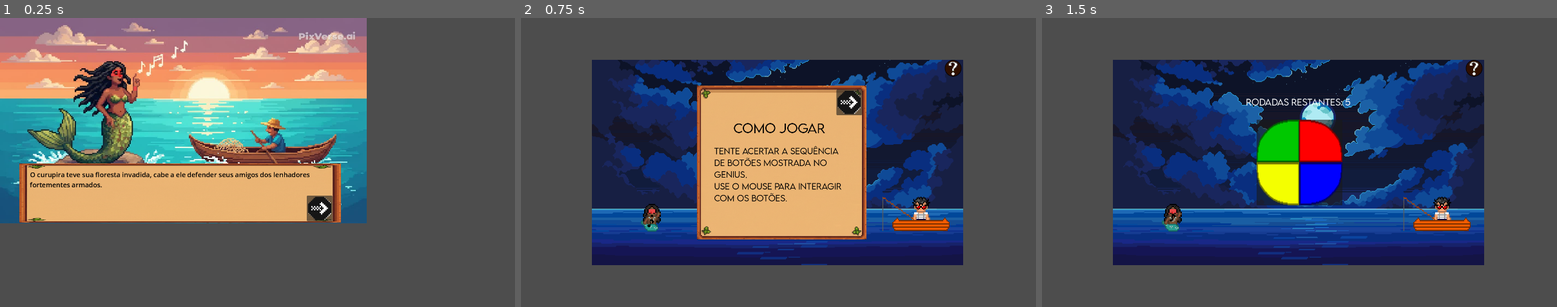
Above: before the commit, frames 1-3 (left to right).
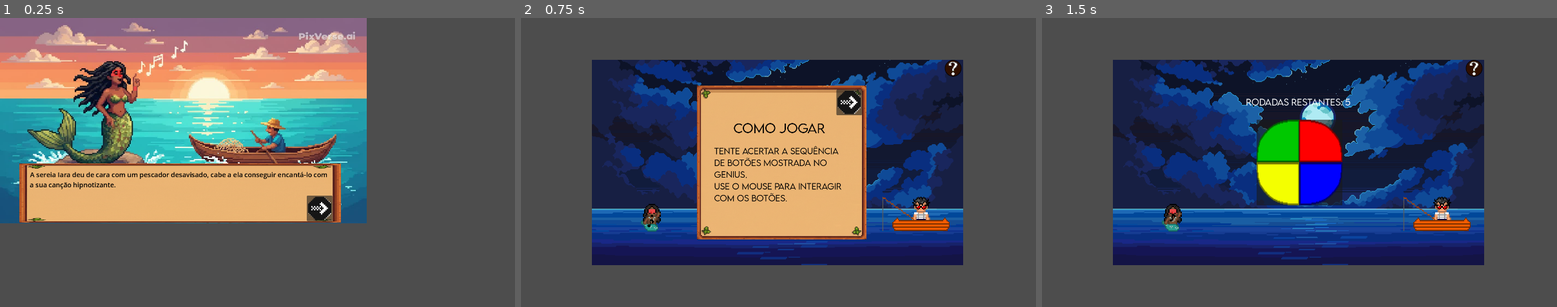
Above: after the commit, the same moments.

Repository: GuilhermeBrga/lendas_do_Brasil
Game: Godot game, scene res://cenas/fases/fase_iara/intro_iara.tscn
Same seed, same stepped clock (60 frames per second), same inputs: the game is played once before the commit and once after it. This scene is started directly instead of the project's main scene. Sound files missing from this copy of the repository are replaced by a short silence.
Inputs (mouse positions are in pixels of both pictures, inside the frame that each line leads up to):
- Up to frame 1 (0.25 s): no input
- Up to frame 2 (0.75 s): click (840, 208) at 0.5 s
- Up to frame 3 (1.5 s): click (1371, 101) at 1.25 s

The runs differ from the first frame. In frame 1, 0.8% of the frame differs, in the area x 5-64%, y 53-60%; in frame 2, nothing differs; in frame 3, nothing differs.

Commit message:
update: atualizei a narrativa
e troquei a imagem de fim de jogo da iara.

Diff:
--- a/cenas/fases/fase_iara/intro_iara.tscn
+++ b/cenas/fases/fase_iara/intro_iara.tscn
@@ -28,7 +28,7 @@
 offset_top = 568.0
 offset_right = 1240.0
 offset_bottom = 752.0
-text = "O curupira teve sua floresta invadida, cabe a ele defender seus amigos dos lenhadores fortementes armados."
+text = "A sereia Iara deu de cara com um pescador desavisado, cabe a ela conseguir encantá-lo com a sua canção hipnotizante."
 label_settings = SubResource("LabelSettings_huqhn")
 autowrap_mode = 2
 
--- a/cenas/fases/fase_iara/tela_derrota.tscn
+++ b/cenas/fases/fase_iara/tela_derrota.tscn
@@ -1,9 +1,9 @@
 [gd_scene load_steps=6 format=3 uid="uid://doim0h8hfkslg"]
 
-[ext_resource type="Texture2D" uid="uid://d24ppgxh17myg" path="res://cenas/fases/fase_iara/estaticos/iara_game_lose.png" id="1_iife0"]
+[ext_resource type="Texture2D" uid="uid://crnudooyic7fy" path="res://cenas/fases/fase_iara/estaticos/iara_game_lose.png" id="1_iife0"]
 [ext_resource type="Texture2D" uid="uid://db3yi1pt5x5q1" path="res://assets/elementos/setas.png" id="3_ku6vq"]
 [ext_resource type="Script" uid="uid://dwvn4xunvpdlq" path="res://cenas/fases/fase_iara/btn_voltar_iara.gd" id="3_ujybl"]
-[ext_resource type="FontFile" uid="uid://dcgork77dfg8o" path="res://assets/fontes/lemon_milk/LEMONMILK-Light.otf" id="4_iife0"]
+[ext_resource type="FontFile" uid="uid://dcgork77dfg8o" path="res://cenas/fases/fase_curupira/resources/fontes/lemon_milk/LEMONMILK-Light.otf" id="4_iife0"]
 
 [sub_resource type="LabelSettings" id="LabelSettings_1cg1o"]
 font = ExtResource("4_iife0")
Binary file added: cenas/fases/fase_iara/estaticos/iara_game_lose-export.png.ase
Binary file changed: cenas/fases/fase_iara/estaticos/iara_game_lose.png
Not shown, changed: cenas/fases/fase_iara/estaticos/iara_game_lose.png.import
